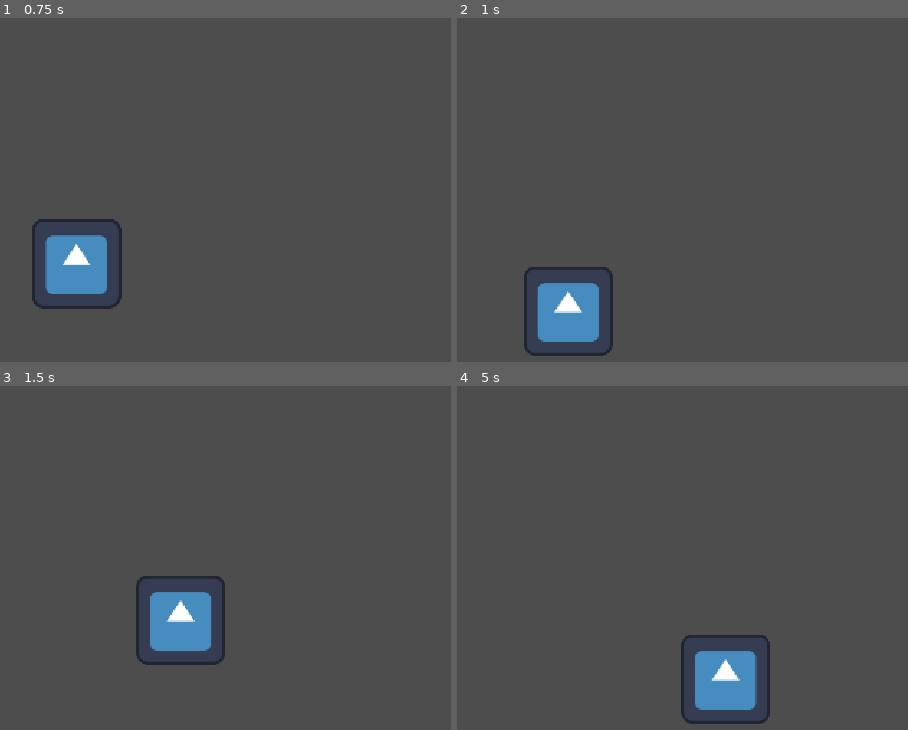
Above: before the commit, frames 1-4 (two rows, left to right).
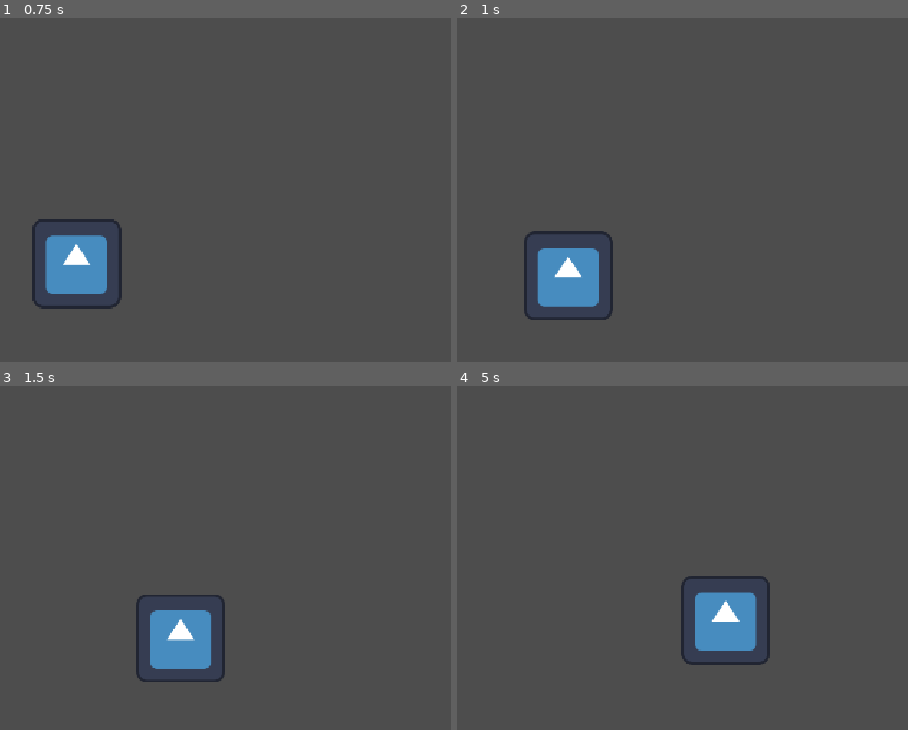
Above: after the commit, the same moments.

Repository: CarlesRa/godot-base-project
Game: Godot game, scene res://sandbox/test_player.tscn
Two runs of this game, one before a commit and one after it. Both use one fixed random seed, a clock stepped at 60 frames per second and the inputs below. The project has no main scene, so this scene is started directly. The engine's default icon, where the game draws it, is replaced by a stand-in: a white triangle on a blue panel in a dark square.
Inputs:
- Up to frame 1 (0.75 s): hold D (move_right) from 0.53 s (still down); tap W (jump) at 0.6 s
- Up to frame 2 (1 s): keep holding D (move_right); tap W (jump) at 0.77 s
- Up to frame 3 (1.5 s): keep holding D (move_right); tap W (jump) at 1.07, 1.35 s
- Up to frame 4 (5 s): tap W (jump) at 1.52, 1.82, 2.1, 2.85, 3.02, 3.32, 3.6, 3.77, 4.07, 4.35, 4.52, 4.82 s; release D (move_right) at 2.03 s; hold A (move_left) 2.03-2.78 s; hold D (move_right) 2.78-4.28 s; hold A (move_left) from 4.28 s (still down)

Frame 1 is identical in both runs. In frame 2, 3.7% of the frame differs, in the area x 14-35%, y 61-99%; in frame 3, 2.4%; in frame 4, 5.6%, in the area x 49-70%, y 55-99%.

Commit message:
feat(player): add jump buffering

Diff:
--- a/entities/player/player.gd
+++ b/entities/player/player.gd
@@ -6,9 +6,11 @@
 ## Horizontal speed in px/s.
 @export var move_speed: float = 200.0
 ## Initial vertical speed of a jump in px/s. Negative goes up.
-@export var jump_velocity: float = -400
+@export var jump_velocity: float = -400.0
 ## Maximum downward speed in px/s.
-@export var max_fall_speed: float = 800
+@export var max_fall_speed: float = 800.0
+## Time in seconds a jump press is remembered before landing. 0.0 disables it.
+@export var jump_buffer_time: float = 0.1
 
 var gravity: float = float(ProjectSettings.get_setting(GRAVITY_SETTING))
 
--- a/entities/player/states/player_fall_state.gd
+++ b/entities/player/states/player_fall_state.gd
@@ -1,17 +1,26 @@
 class_name PlayerFallState
 extends PlayerState
 
+var _jump_buffer: float = 0.0
+
 func enter() -> void:
+	_jump_buffer = 0.0
 	# start fall animation
-	pass
 
 func exit() -> void:
 	# stop fall animation
 	pass
 
-func physics_update(_delta: float) -> void:
+func physics_update(delta: float) -> void:
 	_apply_horizontal_movement()
+	if _jump_buffer > 0.0:
+		_jump_buffer = maxf(_jump_buffer - delta, 0.0)
+	if Input.is_action_just_pressed("jump"):
+		_jump_buffer = player.jump_buffer_time
 	if player.is_on_floor() and player.velocity.y >= 0.0:
+		if _jump_buffer > 0.0:
+			_land(PlayerStates.JUMP)
+			return
 		if is_zero_approx(player.velocity.x):
 			_land(PlayerStates.IDLE)
 			return
@@ -19,5 +28,5 @@
 		return
 
 func _land(next_state: StringName) -> void:
+	EventBus.player_landed.emit()
 	change_state.emit(next_state)
-	EventBus.player_landed.emit()
